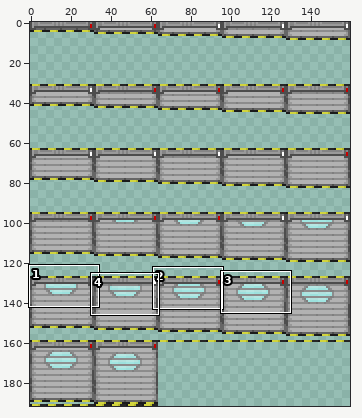
Two versions of one sprite sheet, Resources/Textures/Structures/Doors/Shutters/shutters_window.rsi/closing.png. The picture above shows the old version from afar; the outline marks the close-up.
Close-up. Earlier state:
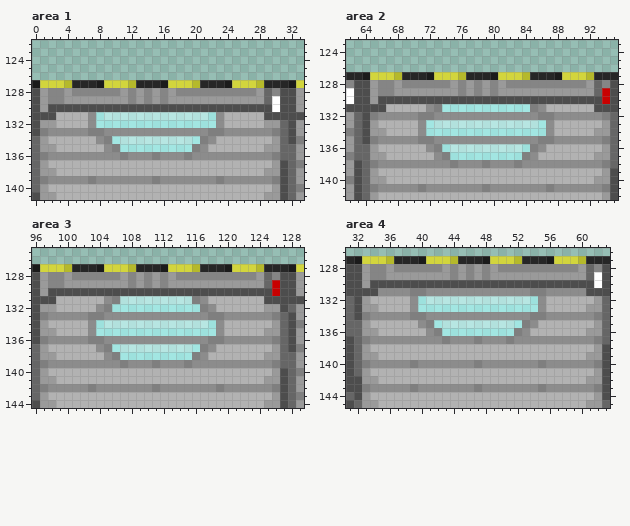
The file is 160x192 pixels. Colours within 5 levels of each other are drawn and written as one. Shown: area 1: x 0..33, y 122..141; area 2: x 62..95, y 123..142; area 3: x 96..129, y 125..144; area 4: x 31..63, y 126..145. The commit also changed other parts of the picture, which this record leaves out.
The same view after the edit:
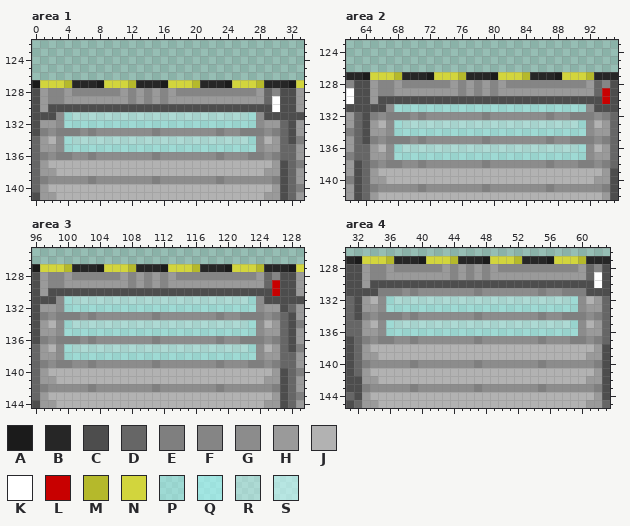
Palette (. is transparent): A #1b1b1b  B #262626  C #4d4d4d  D #666666  E #7f7f7f  F #858585  G #8c8c8c  H #9a9a9a  J #b2b2b2  K #ffffff  L #c80000  M #b5b92b  N #d2d53d  P #aaffff6c  Q #aaffff9b  R #ccffff6c  S #ccffff9b
The exact change:
Area 1:
y 131: x 3..28 JJJJGQSSSSSSSSSSSSSQGJJJJJ -> GPRRRRRRRRRRRRRRRRRRRRRRPG
y 132: x 3..28 JJJJGQQQQQQQQQQQQQQQGJJJJJ -> GPPPPPPPPPPPPPPPPPPPPPPPPG
y 133: x 3..5 GGG -> EEE; x 8 E -> G; x 15 G -> E; x 22 E -> G; x 26..28 GGG -> EEE
y 134: x 3..28 JJJJJGEQSSSSSSSSSQEGJJJJJJ -> GPRRRRRRRRRRRRRRRRRRRRRRPG
y 135: x 3..28 JJJJJJGEQQQQQQQQQEGJJJJJJJ -> GPPPPPPPPPPPPPPPPPPPPPPPPG
y 136: x 3..4 GG -> EE; x 7 G -> E; x 11 E -> G; x 19 E -> G; x 23 G -> E; x 27..28 GG -> EE
Area 2:
y 131: x 67..92 JJJJJGEQQQQQQQQQQQEGJJJJJJ -> GPPPPPPPPPPPPPPPPPPPPPPPPG
y 132: x 67..69 GGG -> EEE; x 72 E -> G; x 79 G -> E; x 86 E -> G; x 90..92 GGG -> EEE
y 133: x 67..92 JJJJGQSSSSSSSSSSSSSQGJJJJJ -> GPRRRRRRRRRRRRRRRRRRRRRRPG
y 134: x 67..92 JJJJGQQQQQQQQQQQQQQQGJJJJJ -> GPPPPPPPPPPPPPPPPPPPPPPPPG
y 135: x 67..69 GGG -> EEE; x 72 E -> G; x 79 G -> E; x 86 E -> G; x 90..92 GGG -> EEE
y 136: x 67..92 JJJJJGEQSSSSSSSSSQEGJJJJJJ -> GPRRRRRRRRRRRRRRRRRRRRRRPG
y 137: x 67..92 JJJJJJGEQQQQQQQQQEGJJJJJJJ -> GPPPPPPPPPPPPPPPPPPPPPPPPG
y 138: x 67..68 GG -> EE; x 71 G -> E; x 75 E -> G; x 83 E -> G; x 87 G -> E; x 91..92 GG -> EE
Area 3:
y 131: x 99..124 JJJJJJGESSSSSSSSSEGJJJJJJJ -> GPRRRRRRRRRRRRRRRRRRRRRRPG
y 132: x 99..124 JJJJJGEQQQQQQQQQQQEGJJJJJJ -> GPPPPPPPPPPPPPPPPPPPPPPPPG
y 133: x 99..101 GGG -> EEE; x 104 E -> G; x 111 G -> E; x 118 E -> G; x 122..124 GGG -> EEE
y 134: x 99..124 JJJJGQSSSSSSSSSSSSSQGJJJJJ -> GPRRRRRRRRRRRRRRRRRRRRRRPG
y 135: x 99..124 JJJJGQQQQQQQQQQQQQQQGJJJJJ -> GPPPPPPPPPPPPPPPPPPPPPPPPG
y 136: x 99..101 GGG -> EEE; x 104 E -> G; x 111 G -> E; x 118 E -> G; x 122..124 GGG -> EEE
y 137: x 99..124 JJJJJGEQSSSSSSSSSQEGJJJJJJ -> GPRRRRRRRRRRRRRRRRRRRRRRPG
y 138: x 99..124 JJJJJJGEQQQQQQQQQEGJJJJJJJ -> GPPPPPPPPPPPPPPPPPPPPPPPPG
y 139: x 99..100 GG -> EE; x 103 G -> E; x 107 E -> G; x 115 E -> G; x 119 G -> E; x 123..124 GG -> EE
Area 4:
y 131: x 35..37 GGG -> EEE; x 40 E -> G; x 47 G -> E; x 54 E -> G; x 58..60 GGG -> EEE
y 132: x 35..60 JJJJGQSSSSSSSSSSSSSQGJJJJJ -> GPRRRRRRRRRRRRRRRRRRRRRRPG
y 133: x 35..60 JJJJGQQQQQQQQQQQQQQQGJJJJJ -> GPPPPPPPPPPPPPPPPPPPPPPPPG
y 134: x 35..37 GGG -> EEE; x 40 E -> G; x 47 G -> E; x 54 E -> G; x 58..60 GGG -> EEE
y 135: x 35..60 JJJJJGEQSSSSSSSSSQEGJJJJJJ -> GPRRRRRRRRRRRRRRRRRRRRRRPG
y 136: x 35..60 JJJJJJGEQQQQQQQQQEGJJJJJJJ -> GPPPPPPPPPPPPPPPPPPPPPPPPG
y 137: x 35..36 GG -> EE; x 39 G -> E; x 43 E -> G; x 51 E -> G; x 55 G -> E; x 59..60 GG -> EE
Changed places in both close-ups, as pixel boxes (x1, y1, x2, y2):
changed: (56, 112, 264, 160)
changed: (386, 104, 594, 168)
changed: (56, 296, 264, 368)
changed: (378, 288, 586, 344)
